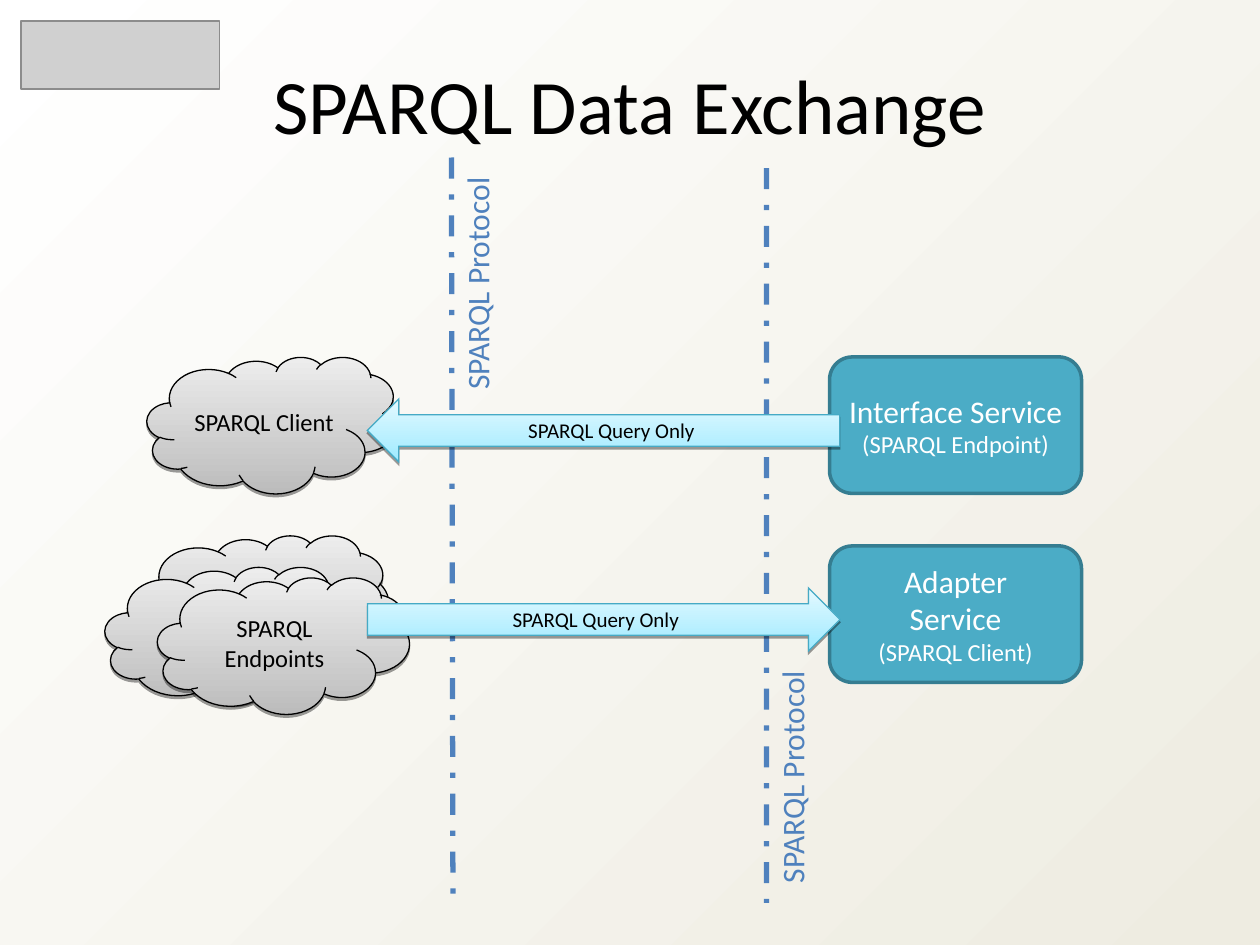
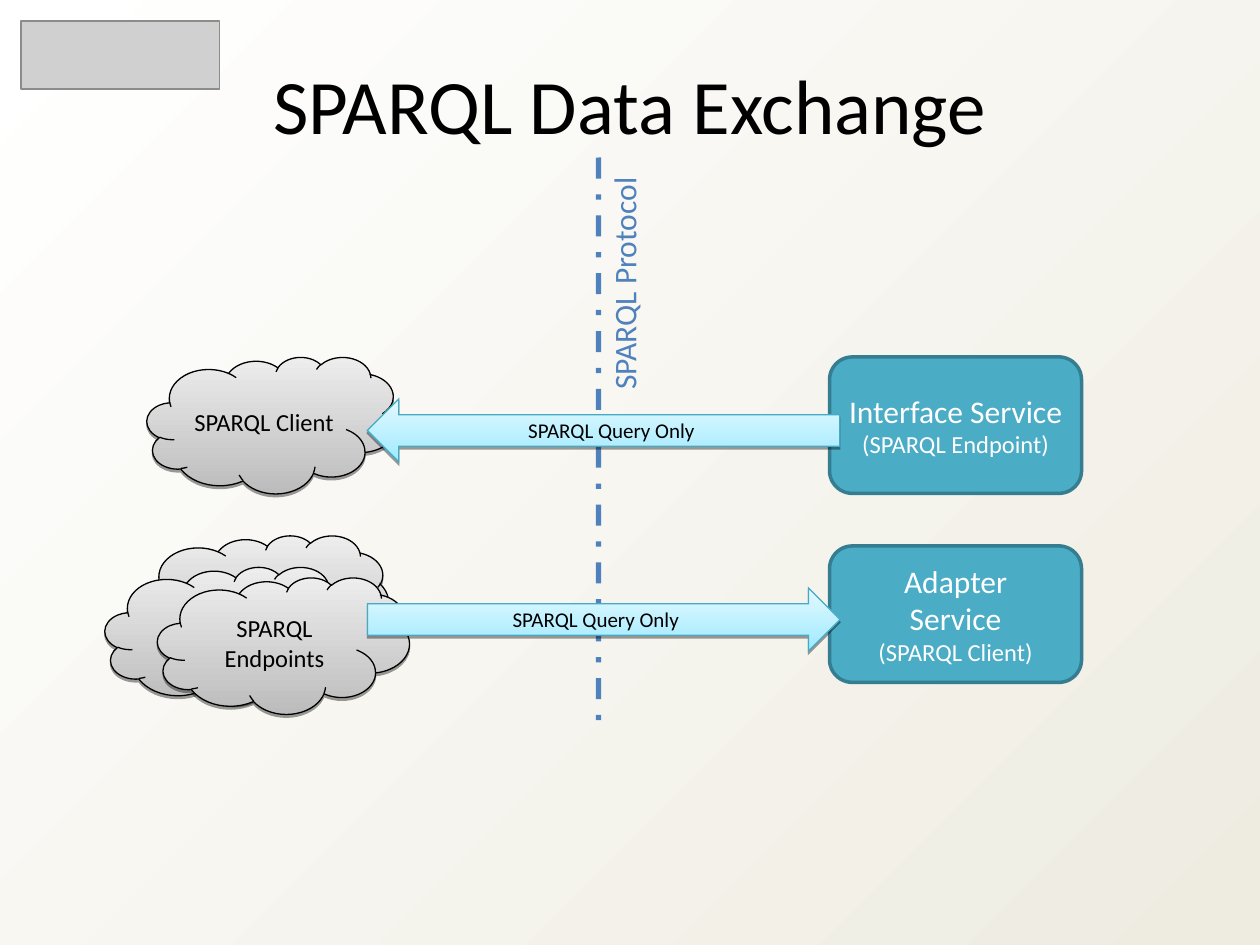
Before and after one commit to heyena/iring-tools, a slide deck: slide 7 of trunk/Documentation/iRINGTools_SDK_Overview_v1_3_0.ppt. Drawn at 1260x945 pixels with LibreOffice and Linux fonts; fonts in the diff are those of the drawing; grey boxes stand for pictures. Boxes give left, top, right and bottom in pixels: in the first picture for what was removed or moved away, otherwise in the second. Text is boxed around its words. In the diff, an @@ line names an element or a change of style, - is before the commit and + after.

```diff
--- a/trunk/Documentation/iRINGTools_SDK_Overview_v1_3_0.ppt
+++ b/trunk/Documentation/iRINGTools_SDK_Overview_v1_3_0.ppt
@@ line moved from (451, 158) - (452, 903) to (598, 158) - (598, 724) @@
@@ text "SPARQL Protocol": place and size @@
-text "SPARQL Protocol" at bbox=[459, 188, 497, 387]
+text "SPARQL Protocol" at bbox=[606, 188, 644, 387]
@@ line removed from (766, 168) to (766, 902) @@
@@ text removed at bbox=[774, 681, 812, 880] @@
-SPARQL Protocol
```
Also in this commit, not shown: 4 other slides changed, 2 slides added, 1 slide removed, 2 other files.
